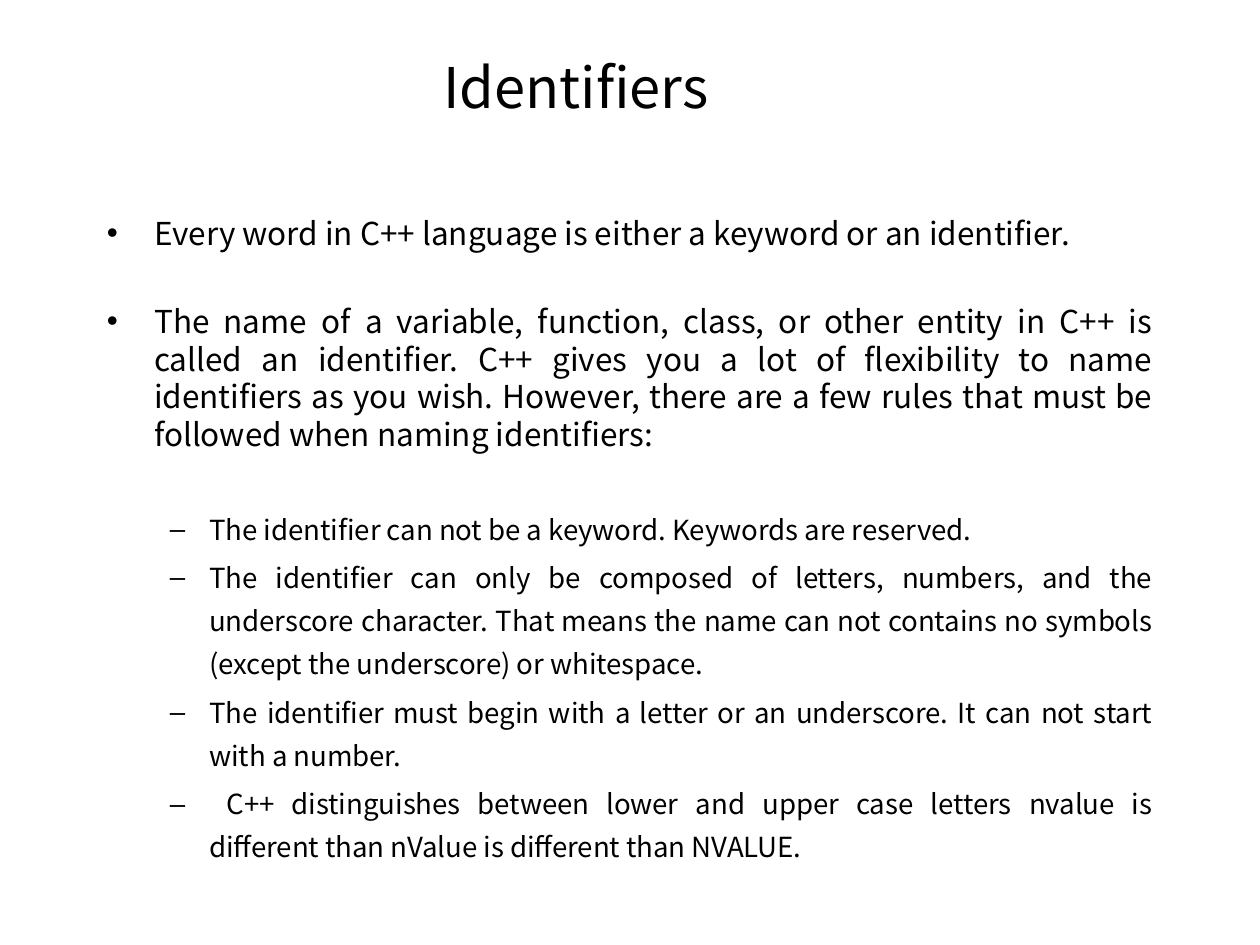
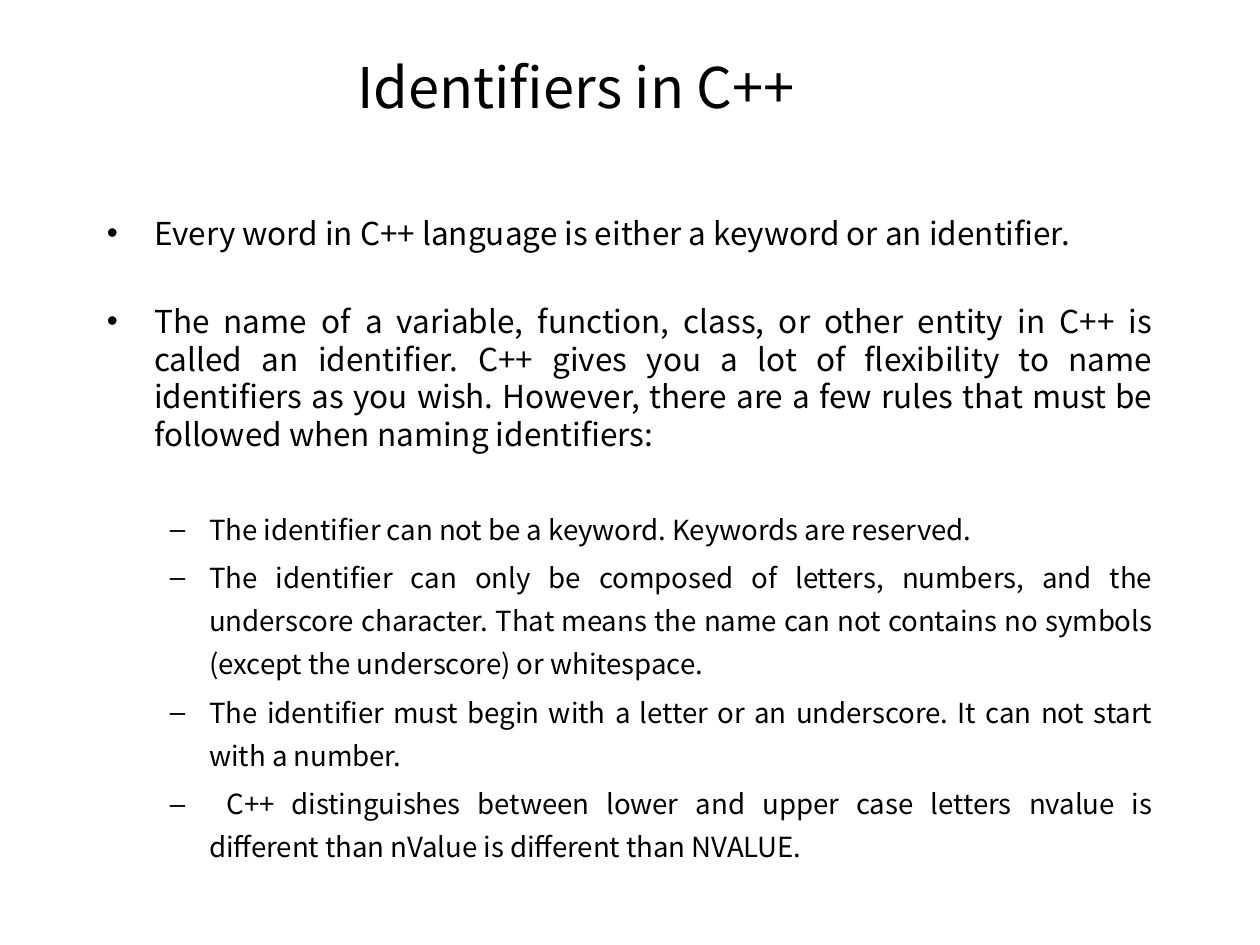
Before and after one commit to pankajfri/Training-Materials, a slide deck: slide 8 of Objected Oriented Programming Concepts Using C++ & Data Structures/Session-1.pptx. Drawn at 1260x945 pixels with LibreOffice and Linux fonts; fonts in the diff are those of the drawing. Boxes give left, top, right and bottom in pixels: in the first picture for what was removed or moved away, otherwise in the second. Text is boxed around its words. In the diff, an @@ line names an element or a change of style, - is before the commit and + after.

```diff
--- a/Objected Oriented Programming Concepts Using C++ & Data Structures/Session-1.pptx
+++ b/Objected Oriented Programming Concepts Using C++ & Data Structures/Session-1.pptx
@@ title at [357,62,795,109]: text changed @@
-Identifiers
+Identifiers in C++
```
Also in this commit, not shown: 10 other slides changed, 1 slide removed, 1 other file.
